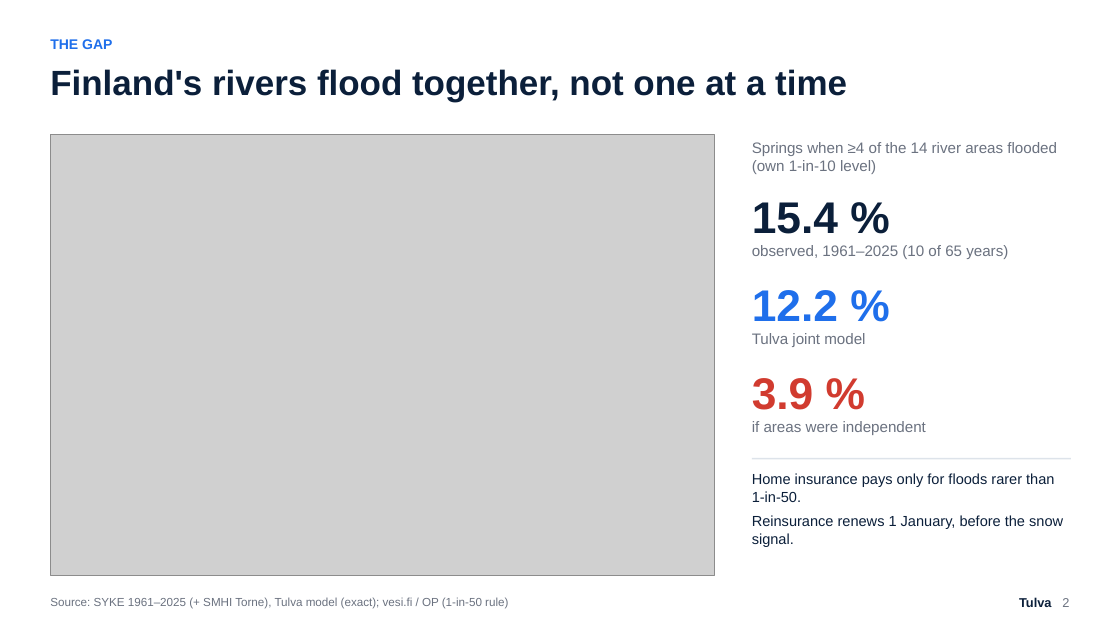
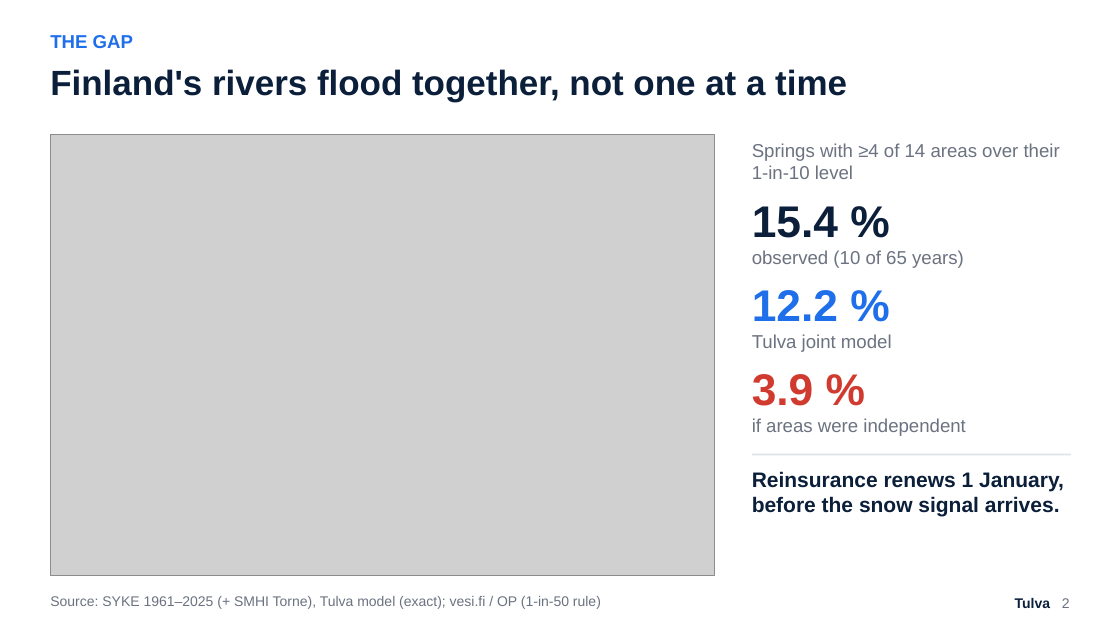
Before and after one commit to Zawaer/tulva, a slide deck: slide 2 of deck/Tulva_QxF2026.pptx. Drawn at 1120x630 pixels with LibreOffice and Linux fonts; fonts in the diff are those of the drawing; grey boxes stand for pictures. Boxes give left, top, right and bottom in pixels: in the first picture for what was removed or moved away, otherwise in the second. Text is boxed around its words. In the diff, an @@ line names an element or a change of style, - is before the commit and + after.

```diff
--- a/deck/Tulva_QxF2026.pptx
+++ b/deck/Tulva_QxF2026.pptx
@@ text "THE GAP" at bbox=[50, 35, 133, 48]: size 12 to 16 pt @@
@@ text at bbox=[752, 143, 1060, 179]: text changed; size 13 to 16 pt @@
-Springs when ≥4 of the 14 river areas flooded (own 1-in-10 level)
+Springs with ≥4 of 14 areas over their 1-in-10 level
@@ text "15.4 %": place and size @@
-text "15.4 %" at bbox=[752, 202, 838, 234]
+text "15.4 %" at bbox=[752, 206, 838, 238]
@@ text at bbox=[752, 250, 964, 268]: text changed; size 13 to 16 pt @@
-observed, 1961–2025 (10 of 65 years)
+observed (10 of 65 years)
@@ text "Tulva joint model" at bbox=[752, 334, 892, 352]: size 13 to 16 pt @@
@@ text "3.9 %": place and size @@
-text "3.9 %" at bbox=[752, 378, 814, 410]
+text "3.9 %" at bbox=[752, 374, 814, 406]
@@ text "if areas were independent" at bbox=[752, 418, 965, 436]: size 13 to 16 pt @@
@@ rectangle: place and size @@
-rectangle at bbox=[752, 458, 1071, 460]
+rectangle at bbox=[752, 454, 1071, 455]
@@ text at bbox=[752, 471, 1064, 516]: text changed; size 12.5 to 18 pt; bold on @@
-Home insurance pays only for floods rarer than 1-in-50.
-Reinsurance renews 1 January, before the snow signal.
+Reinsurance renews 1 January, before the snow signal arrives.
@@ text "Source: SYKE 1961–2025 (+ SMHI ..." at bbox=[50, 596, 601, 609]: size 10 to 12 pt @@
@@ text "Tulva 2" at bbox=[1015, 598, 1070, 608]: size 11 to 12 pt @@
```
Also in this commit, not shown: 7 other slides changed, 16 other files.
